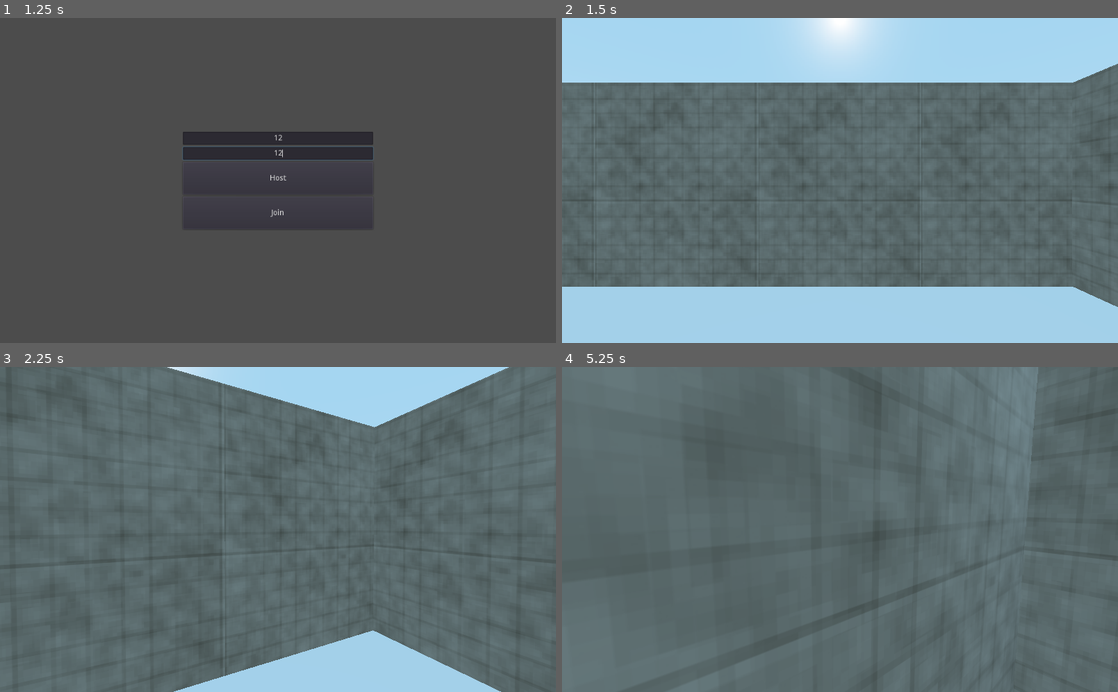
Above: before the commit, frames 1-4 (two rows, left to right).
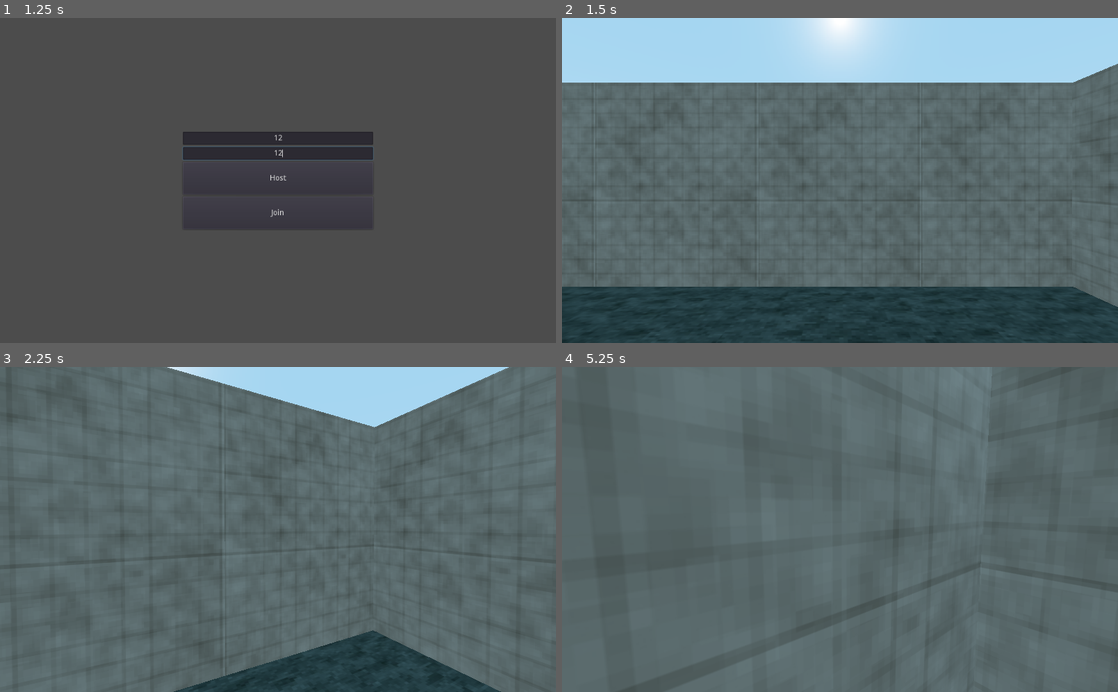
Above: after the commit, the same moments.

Repository: Xwilarg/EscapeTheCrunch
Game: Godot game, scene res://Resources/Scenes/FPSController.tscn
Same seed, same stepped clock (60 frames per second), same inputs: the game is played once before the commit and once after it.
Inputs (mouse positions are in pixels of both pictures, inside the frame that each line leads up to):
- Up to frame 1 (1.25 s): click (278, 138) at 0.52 s; type "12" at 0.6 s; click (278, 154) at 0.75 s; type "12" at 0.83 s
- Up to frame 2 (1.5 s): click "Host" at 1.25 s
- Up to frame 3 (2.25 s): tap Enter at 2 s; move the mouse to (305, 529) at 2.02 s; hold W (move_forward) from 2.03 s (still down); hold E (action) from 2.03 s (still down)
- Up to frame 4 (5.25 s): keep holding W (move_forward); move the mouse to (812, 529) at 2.77 s; release E (action) at 2.78 s; tap E (action) at 2.85, 4.35 s; move the mouse to (851, 523) at 3.52 s; hold E (action) 3.53-4.28 s; move the mouse to (834, 536) at 4.27 s; move the mouse to (878, 532) at 5.02 s; hold E (action) from 5.03 s (still down)

Frame 1 is identical in both runs. In frame 2, 17% of the frame differs, in the area x 0-100%, y 82-100%; in frame 3, 5.6%; in frame 4, 2.2%.

Commit message:
Add floor textures

Diff:
--- a/Resources/Rooms/Corner.tscn
+++ b/Resources/Rooms/Corner.tscn
@@ -1,12 +1,17 @@
-[gd_scene load_steps=4 format=2]
+[gd_scene load_steps=6 format=2]
 
 [ext_resource path="res://Resources/Rooms/SM_Wall.tscn" type="PackedScene" id=1]
+[ext_resource path="res://Resources/Assets/Floor/T_floor.png" type="Texture" id=2]
 
 [sub_resource type="BoxShape" id=6]
 extents = Vector3( 3, 1, 3 )
 
 [sub_resource type="CubeMesh" id=7]
 size = Vector3( 6, 2, 6 )
+
+[sub_resource type="SpatialMaterial" id=8]
+albedo_texture = ExtResource( 2 )
+uv1_scale = Vector3( 6, 6, 6 )
 
 [node name="Corner" type="Spatial"]
 transform = Transform( 1, 0, 0, 0, 1, 0, 0, 0, 1, -18, 0, 0 )
@@ -20,6 +25,7 @@
 [node name="MeshInstance" type="MeshInstance" parent="Floor/CollisionShape"]
 transform = Transform( 1, 0, 0, 0, 1, 0, 0, 0, 1, 0, -0.00978309, 0 )
 mesh = SubResource( 7 )
+material/0 = SubResource( 8 )
 
 [node name="Walls" type="Spatial" parent="."]
 
--- a/Resources/Scenes/World.tscn
+++ b/Resources/Scenes/World.tscn
@@ -8,6 +8,7 @@
 [ext_resource path="res://Resources/Assets/Jail/SM_JailWall.glb" type="PackedScene" id=6]
 [ext_resource path="res://Resources/Assets/Jail/SM_JailDoorWall.glb" type="PackedScene" id=7]
 [ext_resource path="res://Resources/Assets/Jail/SM_JailDoor.glb" type="PackedScene" id=8]
+[ext_resource path="res://Resources/Assets/Floor/T_floor.png" type="Texture" id=9]
 
 [sub_resource type="BoxShape" id=4]
 
@@ -17,25 +18,73 @@
 extents = Vector3( 0.451692, 1, 0.146373 )
 
 [sub_resource type="BoxShape" id=6]
-extents = Vector3( 4, 1, 3 )
+extents = Vector3( 1, 1, 3 )
 
 [sub_resource type="CubeMesh" id=8]
 size = Vector3( 14, 2, 16 )
 
+[sub_resource type="SpatialMaterial" id=16]
+albedo_texture = ExtResource( 9 )
+uv1_scale = Vector3( 14, 16, 1 )
+
 [sub_resource type="CubeMesh" id=9]
 size = Vector3( 8, 2, 6 )
 
+[sub_resource type="SpatialMaterial" id=17]
+albedo_texture = ExtResource( 9 )
+uv1_scale = Vector3( 8, 6, 1 )
+
+[sub_resource type="SpatialMaterial" id=15]
+albedo_texture = ExtResource( 9 )
+uv1_scale = Vector3( 8, 6, 6 )
+
 [sub_resource type="BoxShape" id=12]
 extents = Vector3( 0.991477, 1.24682, 0.139642 )
 
 [sub_resource type="BoxShape" id=13]
 extents = Vector3( 0.242552, 1.33218, 0.149264 )
 
+[sub_resource type="CubeMesh" id=18]
+size = Vector3( 6, 2, 6 )
+
+[sub_resource type="SpatialMaterial" id=19]
+albedo_texture = ExtResource( 9 )
+uv1_scale = Vector3( 6, 6, 6 )
+
+[sub_resource type="CubeMesh" id=20]
+size = Vector3( 2, 2, 6 )
+
+[sub_resource type="SpatialMaterial" id=21]
+albedo_texture = ExtResource( 9 )
+uv1_scale = Vector3( 2, 6, 6 )
+
+[sub_resource type="CubeMesh" id=22]
+size = Vector3( 2, 2, 6 )
+
+[sub_resource type="SpatialMaterial" id=23]
+albedo_texture = ExtResource( 9 )
+uv1_scale = Vector3( 2, 6, 6 )
+
+[sub_resource type="CubeMesh" id=24]
+size = Vector3( 4, 2, 6 )
+
+[sub_resource type="SpatialMaterial" id=25]
+albedo_texture = ExtResource( 9 )
+uv1_scale = Vector3( 4, 6, 6 )
+
 [sub_resource type="CubeMesh" id=10]
 size = Vector3( 10, 2, 6 )
 
+[sub_resource type="SpatialMaterial" id=26]
+albedo_texture = ExtResource( 9 )
+uv1_scale = Vector3( 10, 6, 6 )
+
 [sub_resource type="CubeMesh" id=11]
 size = Vector3( 10, 2, 6 )
+
+[sub_resource type="SpatialMaterial" id=27]
+albedo_texture = ExtResource( 9 )
+uv1_scale = Vector3( 10, 6, 6 )
 
 [node name="World" type="Spatial"]
 
@@ -153,6 +202,7 @@
 [node name="MeshInstance" type="MeshInstance" parent="MainRoom/Floor/CollisionShape"]
 transform = Transform( 1, 0, 0, 0, 1, 0, 0, 0, 1, 0, -0.00978303, 0 )
 mesh = SubResource( 8 )
+material/0 = SubResource( 16 )
 
 [node name="Walls" type="Spatial" parent="MainRoom"]
 
@@ -247,6 +297,7 @@
 [node name="MeshInstance" type="MeshInstance" parent="SmallCorridor/Floor/CollisionShape"]
 transform = Transform( 1, 0, 0, 0, 1, 0, 0, 0, 1, 0, -0.00978303, 0 )
 mesh = SubResource( 9 )
+material/0 = SubResource( 17 )
 
 [node name="Walls" type="Spatial" parent="SmallCorridor"]
 
@@ -287,6 +338,7 @@
 [node name="MeshInstance" type="MeshInstance" parent="SmallCorridor8/Floor/CollisionShape"]
 transform = Transform( 1, 0, 0, 0, 1, 0, 0, 0, 1, 0, -0.00978303, 0 )
 mesh = SubResource( 9 )
+material/0 = SubResource( 15 )
 
 [node name="Walls" type="Spatial" parent="SmallCorridor8"]
 
@@ -414,8 +466,9 @@
 
 [node name="MeshInstance" type="MeshInstance" parent="SmallCorridor2/Floor"]
 transform = Transform( 1, 0, 0, 0, 1, 0, 0, 0, 1, -3, -1.00978, 0 )
-mesh = SubResource( 10 )
+mesh = SubResource( 18 )
 skeleton = NodePath("../CollisionShape")
+material/0 = SubResource( 19 )
 
 [node name="Walls" type="Spatial" parent="SmallCorridor2"]
 
@@ -449,8 +502,9 @@
 
 [node name="MeshInstance" type="MeshInstance" parent="SmallCorridor4/Floor"]
 transform = Transform( 1, 0, 0, 0, 1, 0, 0, 0, 1, -3, -1.00978, 0 )
-mesh = SubResource( 10 )
+mesh = SubResource( 20 )
 skeleton = NodePath("../CollisionShape")
+material/0 = SubResource( 21 )
 
 [node name="Walls" type="Spatial" parent="SmallCorridor4"]
 
@@ -472,8 +526,9 @@
 
 [node name="MeshInstance" type="MeshInstance" parent="SmallCorridor5/Floor"]
 transform = Transform( 1, 0, 0, 0, 1, 0, 0, 0, 1, -3, -1.00978, 0 )
-mesh = SubResource( 10 )
+mesh = SubResource( 22 )
 skeleton = NodePath("../CollisionShape")
+material/0 = SubResource( 23 )
 
 [node name="Walls" type="Spatial" parent="SmallCorridor5"]
 
@@ -495,8 +550,9 @@
 
 [node name="MeshInstance" type="MeshInstance" parent="SmallCorridor6/Floor"]
 transform = Transform( 1, 0, 0, 0, 1, 0, 0, 0, 1, -3, -1.00978, -1.19209e-07 )
-mesh = SubResource( 10 )
+mesh = SubResource( 24 )
 skeleton = NodePath("../CollisionShape")
+material/0 = SubResource( 25 )
 
 [node name="Walls" type="Spatial" parent="SmallCorridor6"]
 
@@ -526,6 +582,7 @@
 transform = Transform( 1, 0, 0, 0, 1, 0, 0, 0, 1, -3, -1.00978, -1.19209e-07 )
 mesh = SubResource( 10 )
 skeleton = NodePath("../CollisionShape")
+material/0 = SubResource( 26 )
 
 [node name="Walls" type="Spatial" parent="SmallCorridor7"]
 
@@ -564,6 +621,7 @@
 transform = Transform( 1, 0, 0, 0, 1, 0, 0, 0, 1, -4, -1.00978, 0 )
 mesh = SubResource( 11 )
 skeleton = NodePath("../CollisionShape")
+material/0 = SubResource( 27 )
 
 [node name="Walls" type="Spatial" parent="SmallCorridor3"]
 
Not shown: 1 places in Resources/Scenes/World.tscn that only renumber resources
